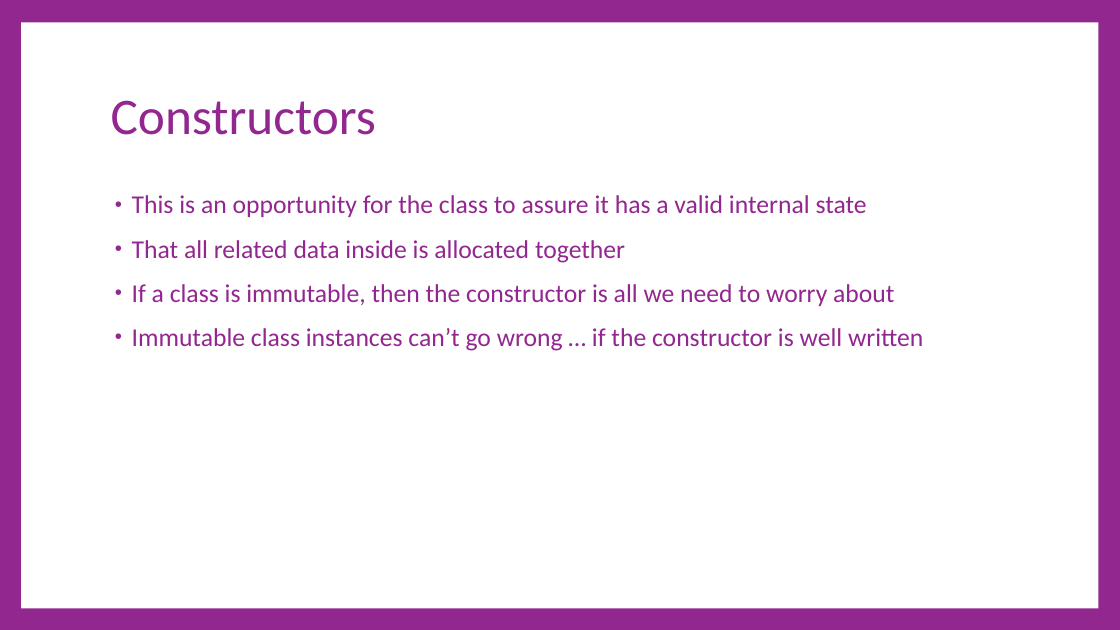
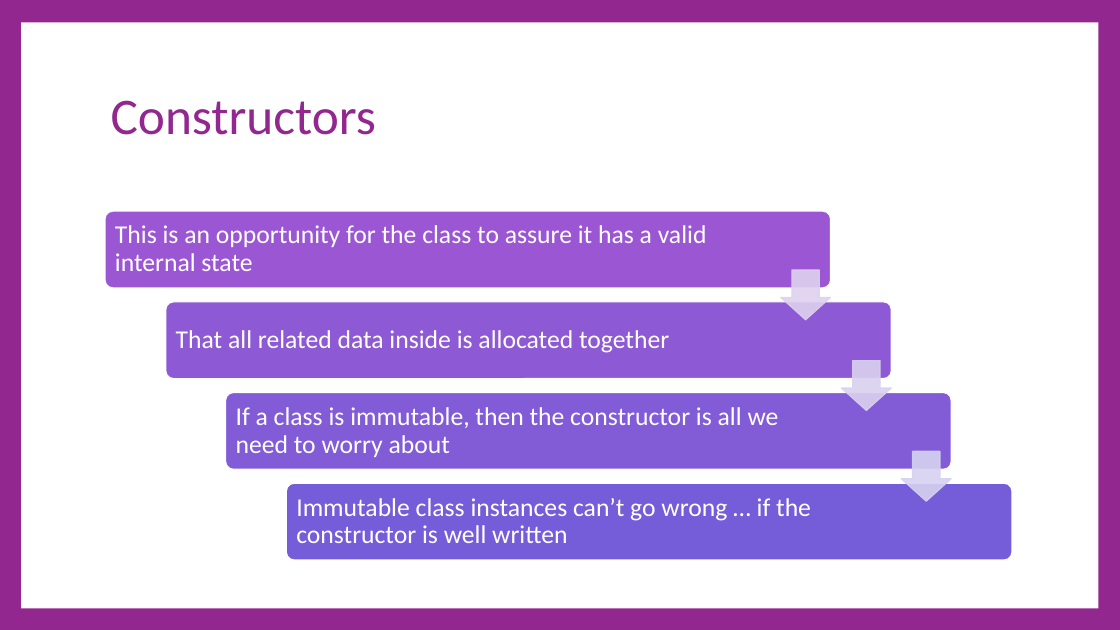
Before and after one commit to cdiggins/cs321, a slide deck: slide 13 of class-notes/cs321-winter-2023-lecture-10-classes.pptx (slide 12 before the commit). Drawn at 1120x630 pixels with LibreOffice and Linux fonts; fonts in the diff are those of the drawing. Boxes give left, top, right and bottom in pixels: in the first picture for what was removed or moved away, otherwise in the second. Text is boxed around its words. In the diff, an @@ line names an element or a change of style, - is before the commit and + after.

```diff
--- a/class-notes/cs321-winter-2023-lecture-10-classes.pptx
+++ b/class-notes/cs321-winter-2023-lecture-10-classes.pptx
@@ text removed at bbox=[132, 195, 923, 351] @@
-• This is an opportunity for the class to assure it has a valid internal state
-• That all related data inside is allocated together
-• If a class is immutable, then the constructor is all we need to worry about
-• Immutable class instances can’t go wrong … if the constructor is well written
@@ group added at bbox=[105, 211, 1012, 560]: 4 rounded rectangles, 4 texts, 3 down arrows @@
+This is an opportunity for the class to assure it has a valid internal state
+That all related data inside is allocated together
+If a class is immutable, then the constructor is all we need to worry about
+Immutable class instances can’t go wrong … if the constructor is well written
```
Also in this commit, not shown: 18 other slides changed, 7 slides removed, 1 other file.
